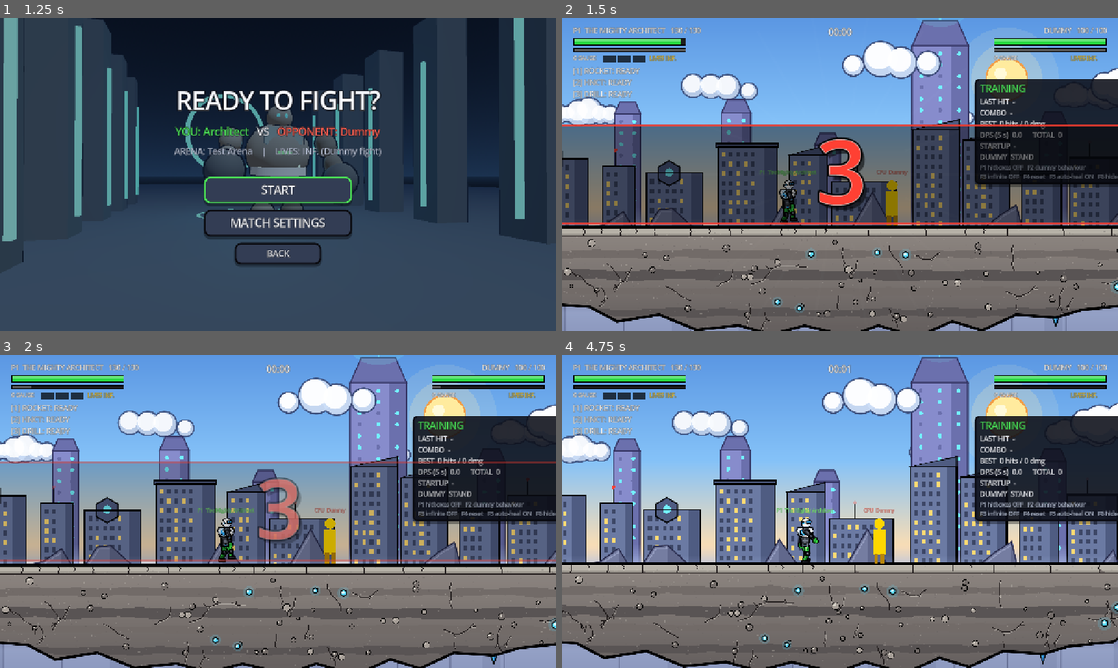
Above: before the commit, frames 1-4 (two rows, left to right).
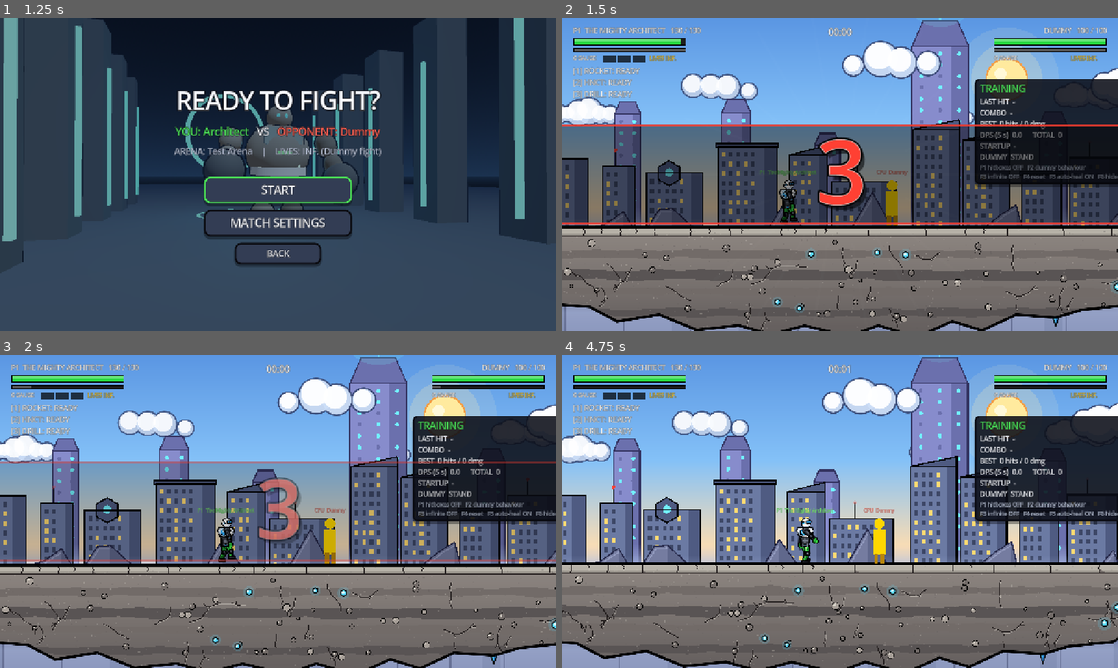
Above: after the commit, the same moments.

Repository: mahitoitadori2-dotcom/fighting-game
Game: Godot game, scene res://scenes/MainMenu.tscn
Two runs of this game, one before a commit and one after it. Both use one fixed random seed, a clock stepped at 60 frames per second and the inputs below.
Inputs (mouse positions are in pixels of both pictures, inside the frame that each line leads up to):
- Up to frame 1 (1.25 s): click "PLAY" at 0.5 s
- Up to frame 2 (1.5 s): click "START" at 1.25 s
- Up to frame 3 (2 s): no input
- Up to frame 4 (4.75 s): tap Enter (ui_accept) at 2 s; move the mouse to (962, 495) at 2.02 s; hold Right (move_right) 2.03-2.75 s; hold Space (punch) 2.03-2.75 s; click (962, 495) at 2.17 s; tap Up (jump) at 2.27, 2.57 s; drag from (728, 527) to (890, 542) at 2.77 s; move the mouse to (895, 442) at 3.52 s; hold Right (move_right) 3.53-4.25 s; hold Down (crouch) 3.53-4.25 s; tap Space (punch) at 3.8 s; drag from (812, 574) to (673, 464) at 4.27 s

Frame 1 is identical in both runs. In frame 2, 0.3% of the frame differs, in the area x 0-99%, y 1-94%; in frame 3, 0.4%; in frame 4, 0.6%, in the area x 5-100%, y 0-67%.

Commit message:
Auto-commit: ArenaBackground.gd, MeshCanvas.gd, MeshCanvas.gd.uid, GhostRunner.gd +5 more

Diff:
--- a/scripts/ArenaBackground.gd
+++ b/scripts/ArenaBackground.gd
@@ -52,6 +52,19 @@
 var _static_kinds := ["sky", "hex", "city", "rocks", "dim"]
 var _last_size := Vector2.ZERO
 var _last_level := -1
+## PHONES / draw calls (2026-11-19): each static layer is RECORDED once into one vertex-coloured mesh
+## (MeshCanvas). Replaying hundreds of rects / polygons / outlines cost ~800 draw calls per frame in
+## Versus and the menus (measured on iPhone emulation); one mesh per layer costs 1.
+var _meshes := {}                        # kind -> ArrayMesh
+
+
+func static_mesh(kind: String) -> ArrayMesh:
+	if not _meshes.has(kind):
+		var mc := MeshCanvas.new()
+		mc.view_size = get_viewport().get_visible_rect().size
+		paint_layer(mc, kind)
+		_meshes[kind] = mc.build()
+	return _meshes[kind]
 
 
 class Layer extends Node2D:
@@ -59,7 +72,12 @@
 	var kind := ""
 
 	func _draw() -> void:
-		bg.paint_layer(self, kind)
+		if kind in bg._static_kinds:
+			var m := bg.static_mesh(kind)              # Static layer: ONE baked mesh = one draw call
+			if m != null:
+				draw_mesh(m, null)
+		else:
+			bg.paint_layer(self, kind)
 
 
 func _ready() -> void:
@@ -100,6 +118,7 @@
 	if size != _last_size or GraphicsSettings.level != _last_level:
 		_last_size = size
 		_last_level = GraphicsSettings.level
+		_meshes.clear()                              # Re-bake at the new size / level
 		for k in _static_kinds:
 			(_layers[k] as Node2D).queue_redraw()
 	(_layers["sky"] as Node2D).position.y = -dy * 0.03
@@ -177,7 +196,7 @@
 # ============================================================
 ## One layer. Static layers are drawn in their own space: x from 0 to `span` (whole periods), the
 ## horizon as if the camera were at y = 300; _process slides them.
-func paint_layer(c: CanvasItem, kind: String) -> void:
+func paint_layer(c, kind: String) -> void:
 	var size := get_viewport().get_visible_rect().size
 	var w := size.x
 	var h := size.y
@@ -263,7 +282,7 @@
 	return out
 
 
-func _grad(c: CanvasItem, y0: float, y1: float, w: float, a: Color, b: Color) -> void:
+func _grad(c, y0: float, y1: float, w: float, a: Color, b: Color) -> void:
 	if y1 <= y0:
 		return
 	c.draw_polygon(
@@ -271,14 +290,14 @@
 		PackedColorArray([a, a, b, b]))
 
 
-func _mist(c: CanvasItem, y: float, h: float, w: float, strength: float) -> void:
+func _mist(c, y: float, h: float, w: float, strength: float) -> void:
 	var clear := Color(MIST.r, MIST.g, MIST.b, 0.0)
 	var thick := Color(MIST.r, MIST.g, MIST.b, strength)
 	_grad(c, y, y + 60.0, w, clear, thick)
 	_grad(c, y + 60.0, h + 2.0, w, thick, Color(VALLEY_BOTTOM.r, VALLEY_BOTTOM.g, VALLEY_BOTTOM.b, strength))
 
 
-func _draw_sun(c: CanvasItem, p: Vector2) -> void:
+func _draw_sun(c, p: Vector2) -> void:
 	c.draw_circle(p, 120.0, Color(1.0, 0.95, 0.75, 0.12))
 	c.draw_circle(p, 82.0, Color(1.0, 0.93, 0.70, 0.22))
 	c.draw_circle(p, 50.0, Color(0.95, 0.62, 0.28))
@@ -286,7 +305,7 @@
 	c.draw_circle(p + Vector2(-14, -14), 14.0, Color(1.0, 0.98, 0.85))
 
 
-func _draw_clouds(c: CanvasItem, clouds: Array[Dictionary], shift: float, w: float, h: float, alpha: float) -> void:
+func _draw_clouds(c, clouds: Array[Dictionary], shift: float, w: float, h: float, alpha: float) -> void:
 	for start in _starts(shift, CLOUD_PERIOD, w):
 		for cl in clouds:
 			var base := Vector2(start + float(cl["x"]), h * float(cl["y"]) + 60.0)
@@ -311,13 +330,13 @@
 	return pts
 
 
-func _closed(c: CanvasItem, pts: PackedVector2Array, col: Color, w: float) -> void:
+func _closed(c, pts: PackedVector2Array, col: Color, w: float) -> void:
 	var closed := pts.duplicate()
 	closed.append(pts[0])
 	c.draw_polyline(closed, col, w, FighterArt.AA)
 
 
-func _draw_hex_tower(c: CanvasItem, base: Vector2, tw: Dictionary, h: float) -> void:
+func _draw_hex_tower(c, base: Vector2, tw: Dictionary, h: float) -> void:
 	if _cull and (base.x < -300.0 or base.x > c.get_viewport_rect().size.x + 300.0):
 		return
 	var w: float = tw["w"]
@@ -350,7 +369,7 @@
 
 
 ## The Hexagon emblem floating above the HQ tower, slowly rotating (the "hex_fx" layer, every frame).
-func _draw_hex_emblem(c: CanvasItem, base: Vector2, tw: Dictionary) -> void:
+func _draw_hex_emblem(c, base: Vector2, tw: Dictionary) -> void:
 	var w: float = tw["w"]
 	var top := base.y - float(tw["h"])
 	var cap_h := w * 0.45
@@ -366,7 +385,7 @@
 	_closed(c, core, HEX_LINE, 3.0)
 
 
-func _draw_building(c: CanvasItem, base: Vector2, b: Dictionary, h: float) -> void:
+func _draw_building(c, base: Vector2, b: Dictionary, h: float) -> void:
 	var w: float = b["w"]
 	if _cull and (base.x + w < -40.0 or base.x > c.get_viewport_rect().size.x + 40.0):
 		return
@@ -412,7 +431,7 @@
 	return m
 
 
-func _draw_rock(c: CanvasItem, base: Vector2, pts: PackedVector2Array, h: float) -> void:
+func _draw_rock(c, base: Vector2, pts: PackedVector2Array, h: float) -> void:
 	var last: Vector2 = pts[pts.size() - 1]
 	if _cull and (base.x + last.x < -40.0 or base.x > c.get_viewport_rect().size.x + 40.0):
 		return
--- /dev/null
+++ b/scripts/MeshCanvas.gd
@@ -0,0 +1,104 @@
+class_name MeshCanvas
+extends RefCounted
+## RECORDS 2D drawing into ONE vertex-coloured mesh: draw code written for a CanvasItem
+## (draw_rect / draw_colored_polygon / draw_polygon / draw_polyline / draw_line / draw_circle)
+## runs against this instead, and the result is drawn with a single draw_mesh() = ONE draw call.
+## Godot replays every recorded canvas command each frame and can't batch rects with polygons
+## with lines, so a static backdrop of hundreds of shapes cost hundreds of draw calls per frame on
+## phones. Same look, one draw call.
+
+var verts := PackedVector2Array()
+var cols := PackedColorArray()
+var view_size := Vector2(1280, 720)        # Answer for get_viewport_rect() during recording
+
+
+func get_viewport_rect() -> Rect2:
+	return Rect2(Vector2.ZERO, view_size)
+
+
+func _tri(a: Vector2, b: Vector2, c: Vector2, ca: Color, cb: Color, cc: Color) -> void:
+	verts.append(a)
+	verts.append(b)
+	verts.append(c)
+	cols.append(ca)
+	cols.append(cb)
+	cols.append(cc)
+
+
+func _quad(a: Vector2, b: Vector2, c: Vector2, d: Vector2, col: Color) -> void:
+	_tri(a, b, c, col, col, col)
+	_tri(a, c, d, col, col, col)
+
+
+func draw_rect(r: Rect2, col: Color, filled: bool = true, width: float = -1.0, _aa: bool = false) -> void:
+	if filled:
+		_quad(r.position, Vector2(r.end.x, r.position.y), r.end, Vector2(r.position.x, r.end.y), col)
+		return
+	var w := maxf(width, 1.0)
+	var p := r.position
+	var e := r.end
+	var hw := w * 0.5
+	_quad(Vector2(p.x - hw, p.y - hw), Vector2(e.x + hw, p.y - hw), Vector2(e.x + hw, p.y + hw), Vector2(p.x - hw, p.y + hw), col)
+	_quad(Vector2(p.x - hw, e.y - hw), Vector2(e.x + hw, e.y - hw), Vector2(e.x + hw, e.y + hw), Vector2(p.x - hw, e.y + hw), col)
+	_quad(Vector2(p.x - hw, p.y + hw), Vector2(p.x + hw, p.y + hw), Vector2(p.x + hw, e.y - hw), Vector2(p.x - hw, e.y - hw), col)
+	_quad(Vector2(e.x - hw, p.y + hw), Vector2(e.x + hw, p.y + hw), Vector2(e.x + hw, e.y - hw), Vector2(e.x - hw, e.y - hw), col)
+
+
+func draw_colored_polygon(pts: PackedVector2Array, col: Color, _uvs: PackedVector2Array = PackedVector2Array(), _tex: Texture2D = null) -> void:
+	var idx := Geometry2D.triangulate_polygon(pts)
+	for i in range(0, idx.size(), 3):
+		_tri(pts[idx[i]], pts[idx[i + 1]], pts[idx[i + 2]], col, col, col)
+
+
+func draw_polygon(pts: PackedVector2Array, colors: PackedColorArray, _uvs: PackedVector2Array = PackedVector2Array(), _tex: Texture2D = null) -> void:
+	var idx := Geometry2D.triangulate_polygon(pts)
+	for i in range(0, idx.size(), 3):
+		var a := idx[i]
+		var b := idx[i + 1]
+		var c := idx[i + 2]
+		var ca := colors[a] if colors.size() > a else colors[0]
+		var cb := colors[b] if colors.size() > b else colors[0]
+		var cc := colors[c] if colors.size() > c else colors[0]
+		_tri(pts[a], pts[b], pts[c], ca, cb, cc)
+
+
+func draw_line(a: Vector2, b: Vector2, col: Color, width: float = -1.0, _aa: bool = false) -> void:
+	var w := maxf(width, 1.0) * 0.5
+	var d := b - a
+	if d.length() < 0.001:
+		return
+	var n := d.normalized().orthogonal() * w
+	var ext := d.normalized() * w * 0.5                 # Slight overlap so joints close
+	_quad(a + n - ext, b + n + ext, b - n + ext, a - n - ext, col)
+
+
+func draw_polyline(pts: PackedVector2Array, col: Color, width: float = -1.0, _aa: bool = false) -> void:
+	for i in range(1, pts.size()):
+		draw_line(pts[i - 1], pts[i], col, width)
+
+
+func draw_circle(p: Vector2, r: float, col: Color, filled: bool = true, width: float = -1.0, _aa: bool = false) -> void:
+	var seg := clampi(int(r * 0.6), 12, 48)
+	if not filled:
+		for i in seg:
+			var a0 := TAU * float(i) / float(seg)
+			var a1 := TAU * float(i + 1) / float(seg)
+			draw_line(p + Vector2(cos(a0), sin(a0)) * r, p + Vector2(cos(a1), sin(a1)) * r, col, width)
+		return
+	for i in seg:
+		var a0 := TAU * float(i) / float(seg)
+		var a1 := TAU * float(i + 1) / float(seg)
+		_tri(p, p + Vector2(cos(a0), sin(a0)) * r, p + Vector2(cos(a1), sin(a1)) * r, col, col, col)
+
+
+## The recorded drawing as one mesh (null if nothing was drawn).
+func build() -> ArrayMesh:
+	if verts.is_empty():
+		return null
+	var arrays := []
+	arrays.resize(Mesh.ARRAY_MAX)
+	arrays[Mesh.ARRAY_VERTEX] = verts
+	arrays[Mesh.ARRAY_COLOR] = cols
+	var m := ArrayMesh.new()
+	m.add_surface_from_arrays(Mesh.PRIMITIVE_TRIANGLES, arrays)
+	return m
--- a/scripts/replay/GhostRunner.gd
+++ b/scripts/replay/GhostRunner.gd
@@ -8,6 +8,7 @@
 var puppet: Fighter
 var frames: Array = []
 var _i := 0
+var _hz := Replay.HZ
 var _acc := 0.0
 
 
@@ -42,6 +43,7 @@
 	var gr := GhostRunner.new()
 	gr.puppet = f
 	gr.frames = tracks[boss_index]
+	gr._hz = float(d.get("hz", Replay.HZ))
 	manager.add_child(gr)
 	return gr
 
@@ -56,8 +58,8 @@
 			puppet.visible = false                    # Your best run had already won this fight
 		return
 	_acc += delta
-	while _acc >= 1.0 / Replay.HZ and _i < frames.size():
-		_acc -= 1.0 / Replay.HZ
+	while _acc >= 1.0 / _hz and _i < frames.size():
+		_acc -= 1.0 / _hz
 		var fr: Dictionary = frames[_i]
 		if fr.has(0):
 			Replay.apply(puppet, fr[0])
@@ -70,5 +72,5 @@
 	var f := FileAccess.open_compressed(GHOST_FILE % hero, FileAccess.WRITE, FileAccess.COMPRESSION_ZSTD)
 	if f == null:
 		return
-	f.store_var({"version": Replay.VERSION, "levels": Array(order), "tracks": tracks})
+	f.store_var({"version": Replay.VERSION, "levels": Array(order), "tracks": tracks, "hz": BossRush.run_hz})
 	f.close()
--- a/scripts/replay/Replay.gd
+++ b/scripts/replay/Replay.gd
@@ -17,16 +17,37 @@
 static var pending: Dictionary = {}       # ArenaManager plays this instead of a match
 
 
-## Every simple script variable of a fighter + its transform / visuals (the snapshot).
-static func capture(f: Fighter) -> Dictionary:
-	var out := {}
+## Per-script list of the recordable variables: worked out ONCE (get_property_list() + the
+## plain-value check every snapshot cost ~10 ms of physics time per frame on phones).
+static var _names := {}              # Script -> [[name, is_container], ...]
+
+
+static func _recordable(f: Fighter) -> Array:
+	var sc: Script = f.get_script()
+	if _names.has(sc):
+		return _names[sc]
+	var list: Array = []
 	for p in f.get_property_list():
 		if not (int(p["usage"]) & PROPERTY_USAGE_SCRIPT_VARIABLE):
 			continue
 		var n := String(p["name"])
 		var v: Variant = f.get(n)
 		if _plain(v, 0):
-			out[n] = v.duplicate(true) if (v is Dictionary or v is Array) else v
+			list.append([n, v is Dictionary or v is Array])
+	_names[sc] = list
+	return list
+
+
+## Every simple script variable of a fighter + its transform / visuals (the snapshot).
+static func capture(f: Fighter) -> Dictionary:
+	var out := {}
+	for e in _recordable(f):
+		var v: Variant = f.get(e[0])
+		if e[1]:
+			if (v is Dictionary or v is Array) and _plain(v, 1):
+				out[e[0]] = v.duplicate(true)
+		else:
+			out[e[0]] = v
 	out["@pos"] = f.global_position
 	out["@vel"] = f.velocity
 	out["@vis"] = f.visible
--- a/scripts/replay/ReplayRecorder.gd
+++ b/scripts/replay/ReplayRecorder.gd
@@ -9,6 +9,7 @@
 var recording := true
 var max_seconds := 600.0
 var _acc := 0.0
+var _step := 1.0 / Replay.HZ
 var _prev: Array[Dictionary] = []
 
 
@@ -24,15 +25,16 @@
 	process_mode = Node.PROCESS_MODE_PAUSABLE
 	if OS.has_feature("web"):
 		max_seconds = 120.0                 # Phones: keep the in-memory recording small
+		_step = 1.0 / 20.0                  # ...and record 20x per second instead of 30 (cheaper)
 
 
 func _physics_process(delta: float) -> void:
 	if not recording:
 		return
 	_acc += delta
-	if _acc < 1.0 / Replay.HZ:
+	if _acc < _step:
 		return
-	_acc -= 1.0 / Replay.HZ
+	_acc -= _step
 	var frame := {}
 	for i in fighters.size():
 		var f := fighters[i]
@@ -58,4 +60,4 @@
 
 
 func result() -> Dictionary:
-	return {"version": Replay.VERSION, "hz": Replay.HZ, "arena": ArenaManager.selected_arena, "ids": ids.duplicate(), "frames": frames}
+	return {"version": Replay.VERSION, "hz": 1.0 / _step, "arena": ArenaManager.selected_arena, "ids": ids.duplicate(), "frames": frames}
--- a/scripts/story/BossRush.gd
+++ b/scripts/story/BossRush.gd
@@ -25,6 +25,7 @@
 static var damage_taken := 0
 static var last_result := {}            # Shown by the menu after a run
 static var _story_level := -1
+static var run_hz := 30.0                  # Snapshots per second of run_tracks
 static var run_tracks: Array = []       # One recorded fight per boss (the ghost of a new best run)            # Story's own current level, restored after the run
 
 
--- a/scripts/story/StoryManager.gd
+++ b/scripts/story/StoryManager.gd
@@ -1307,6 +1307,7 @@
 	if _rush_rec != null:
 		_rush_rec.stop()
 		BossRush.run_tracks.append(_rush_rec.frames)
+		BossRush.run_hz = 1.0 / _rush_rec._step
 	var nxt := BossRush.boss_beaten(stats_time, player.hp, player.data.max_hp, flasks, stats_damage)
 	if nxt == 0:
 		_show_banner("BOSS RUSH COMPLETE!", "%d BOSSES     TIME %s" % [BossRush.order.size(), time_text(BossRush.total_time)], Color(1.0, 0.85, 0.35))
--- a/scripts/ui/CharacterPortrait.gd
+++ b/scripts/ui/CharacterPortrait.gd
@@ -15,6 +15,13 @@
 var animate := true
 
 var _t := 0.0
+## STILL portraits are BAKED into a picture once (one draw call instead of hundreds of shapes
+## replayed every frame - Character Select had ~1800 draw calls on phones). Animating = live.
+var bake := true
+var _baked: Texture2D = null
+var _baking := false
+static var _queue: Array = []
+static var _pumping := false
 
 
 func _ready() -> void:
@@ -31,12 +38,72 @@
 	queue_redraw()
 
 
+func _notification(what: int) -> void:
+	if what == NOTIFICATION_RESIZED:
+		_baked = null                                # Re-bake at the new size
+
+
+## Queue this portrait for baking (a few per frame, so opening a screen doesn't stall).
+func _request_bake() -> void:
+	if _baking or size.x < 4.0 or size.y < 4.0:
+		return
+	_baking = true
+	_queue.append(self)
+	if not _pumping:
+		_pumping = true
+		_pump.call_deferred(get_tree())
+
+
+static func _pump(tree: SceneTree) -> void:
+	while not _queue.is_empty():
+		var batch: Array = []
+		while not _queue.is_empty() and batch.size() < 6:
+			var p: CharacterPortrait = _queue.pop_front()
+			if p == null or not is_instance_valid(p) or not p.is_inside_tree():
+				continue
+			var vp := SubViewport.new()
+			vp.size = Vector2i(int(p.size.x), int(p.size.y))
+			vp.transparent_bg = true
+			vp.render_target_update_mode = SubViewport.UPDATE_ONCE
+			var painter := CharacterPortrait.new()
+			painter.art = p.art
+			painter.accent = p.accent
+			painter.art_scale = p.art_scale
+			painter.portrait_h = p.portrait_h
+			painter.animate = false
+			painter.bake = false
+			painter.size = p.size
+			vp.add_child(painter)
+			p.add_child(vp)
+			batch.append([p, vp])
+		if batch.is_empty():
+			break
+		await RenderingServer.frame_post_draw
+		for b in batch:
+			var p2: CharacterPortrait = b[0]
+			var vp2: SubViewport = b[1]
+			if is_instance_valid(p2) and is_instance_valid(vp2):
+				p2._baked = ImageTexture.create_from_image(vp2.get_texture().get_image())
+				p2._baking = false
+				p2.queue_redraw()
+			if is_instance_valid(vp2):
+				vp2.queue_free()
+		if tree == null or not is_instance_valid(tree.root):
+			break
+	_pumping = false
+
+
 func _process(delta: float) -> void:
 	_t += delta
 	queue_redraw()
 
 
 func _draw() -> void:
+	if bake and not animate:
+		if _baked != null:
+			draw_texture(_baked, Vector2.ZERO)
+			return
+		_request_bake()                              # Live this frame, baked from the next ones
 	var center := Vector2(size.x * 0.5, size.y * 0.5)
 	var r := minf(size.x, size.y) * 0.42
 
Not shown, added: scripts/MeshCanvas.gd.uid
